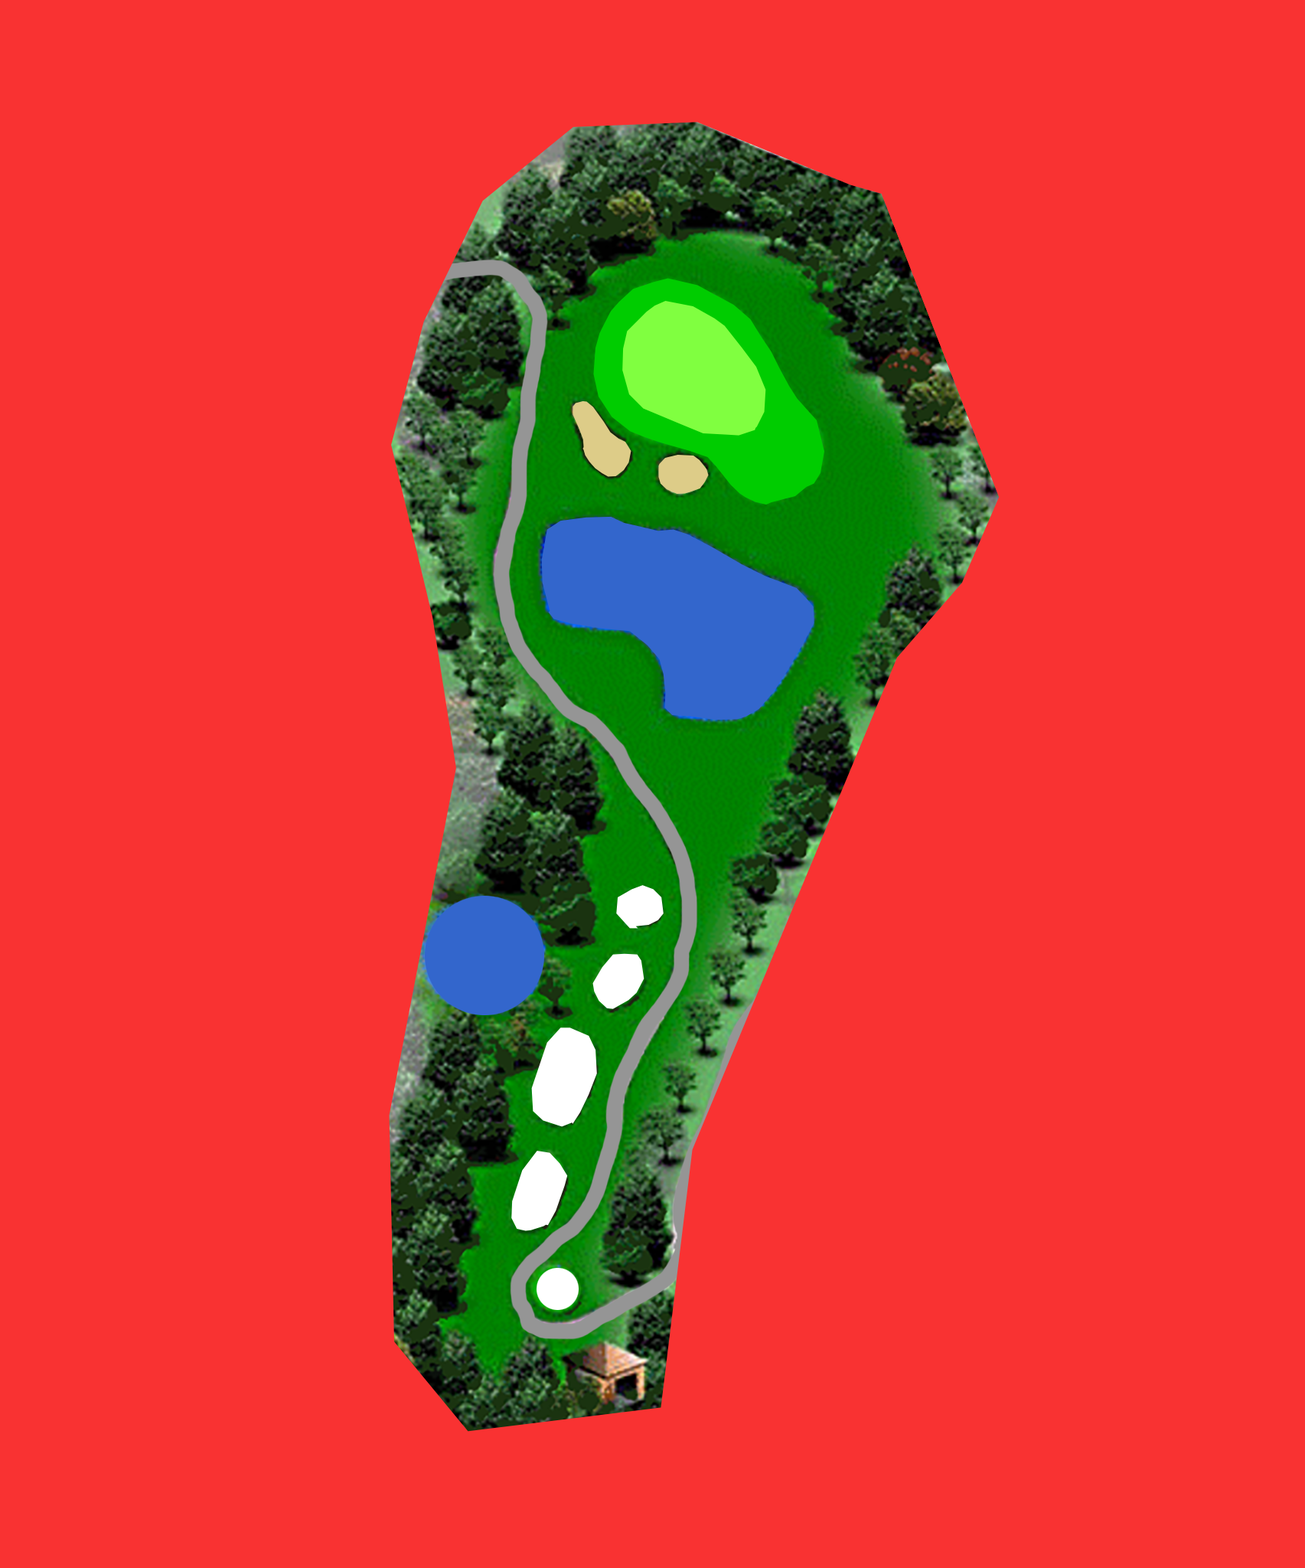
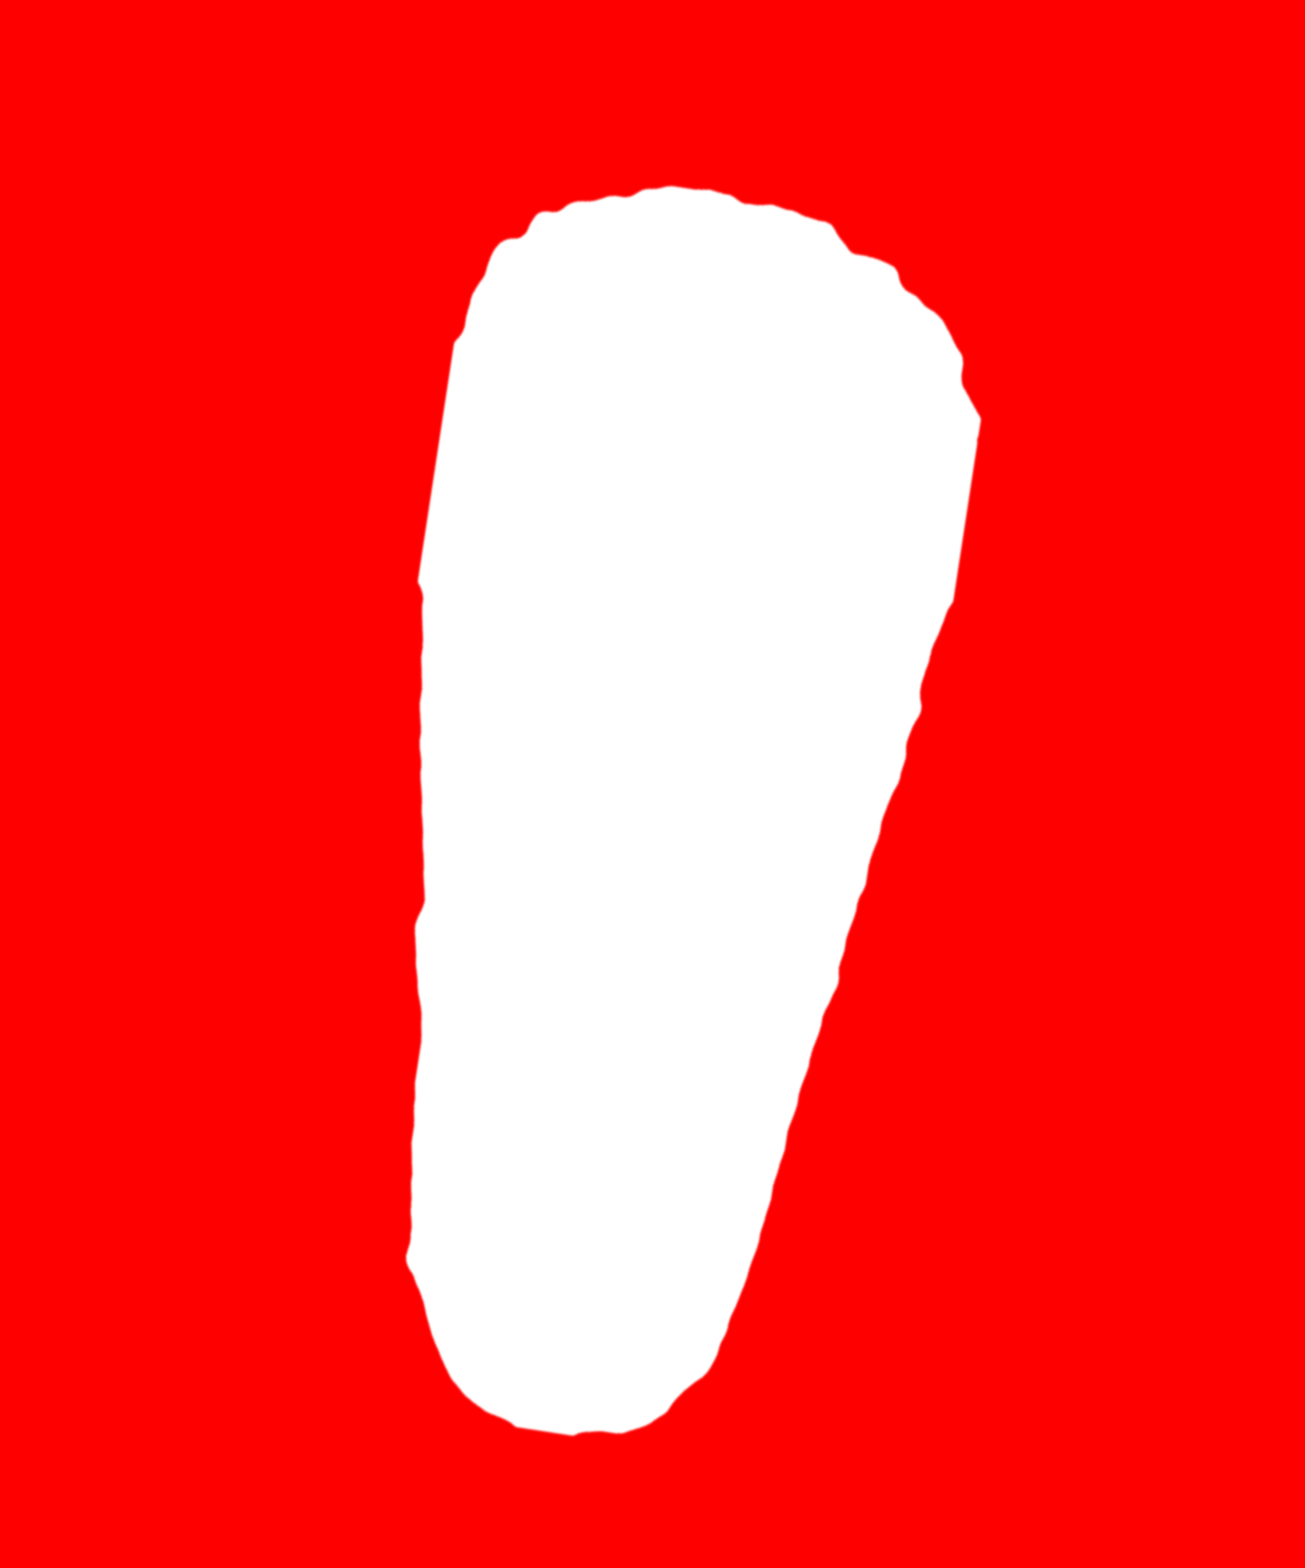
Layers edited between the first and the second 1305×1568 image:
added layer "Lomond06-NewOB" above "OB" over [left=0, top=0, right=1305, bottom=1568]
hid "OB" over [left=0, top=0, right=1305, bottom=1568]
hid "Cart" over [left=0, top=258, right=1305, bottom=1341]
hid "Water" over [left=424, top=516, right=815, bottom=1016]
hid "Green" over [left=622, top=300, right=767, bottom=436]
hid "Tees" over [left=511, top=885, right=664, bottom=1310]
hid "Fairway" over [left=572, top=277, right=825, bottom=505]
hid "Canvas" over [left=0, top=0, right=1305, bottom=1568]
hid "Rough" over [left=0, top=0, right=1305, bottom=1568]